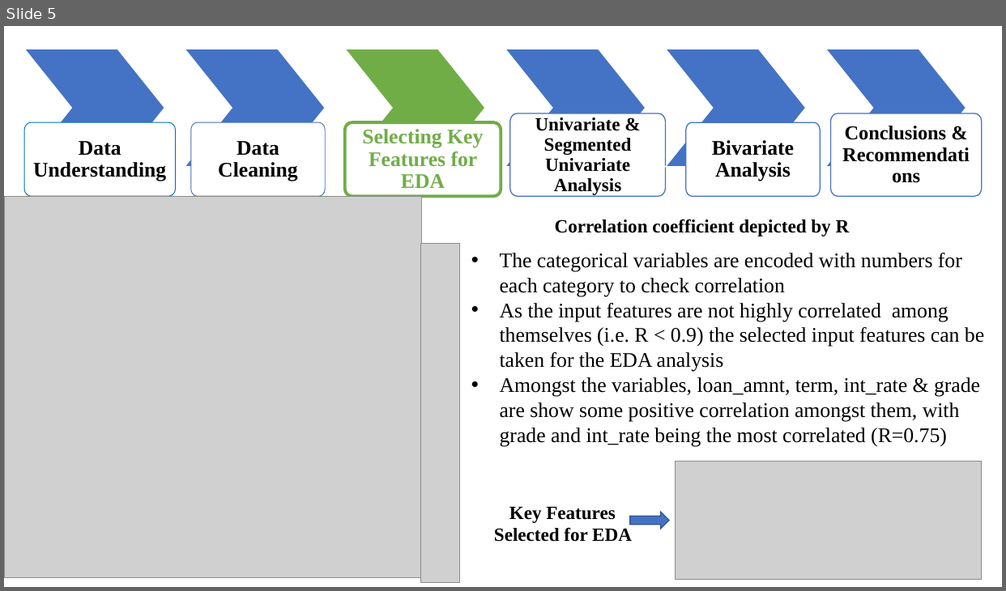
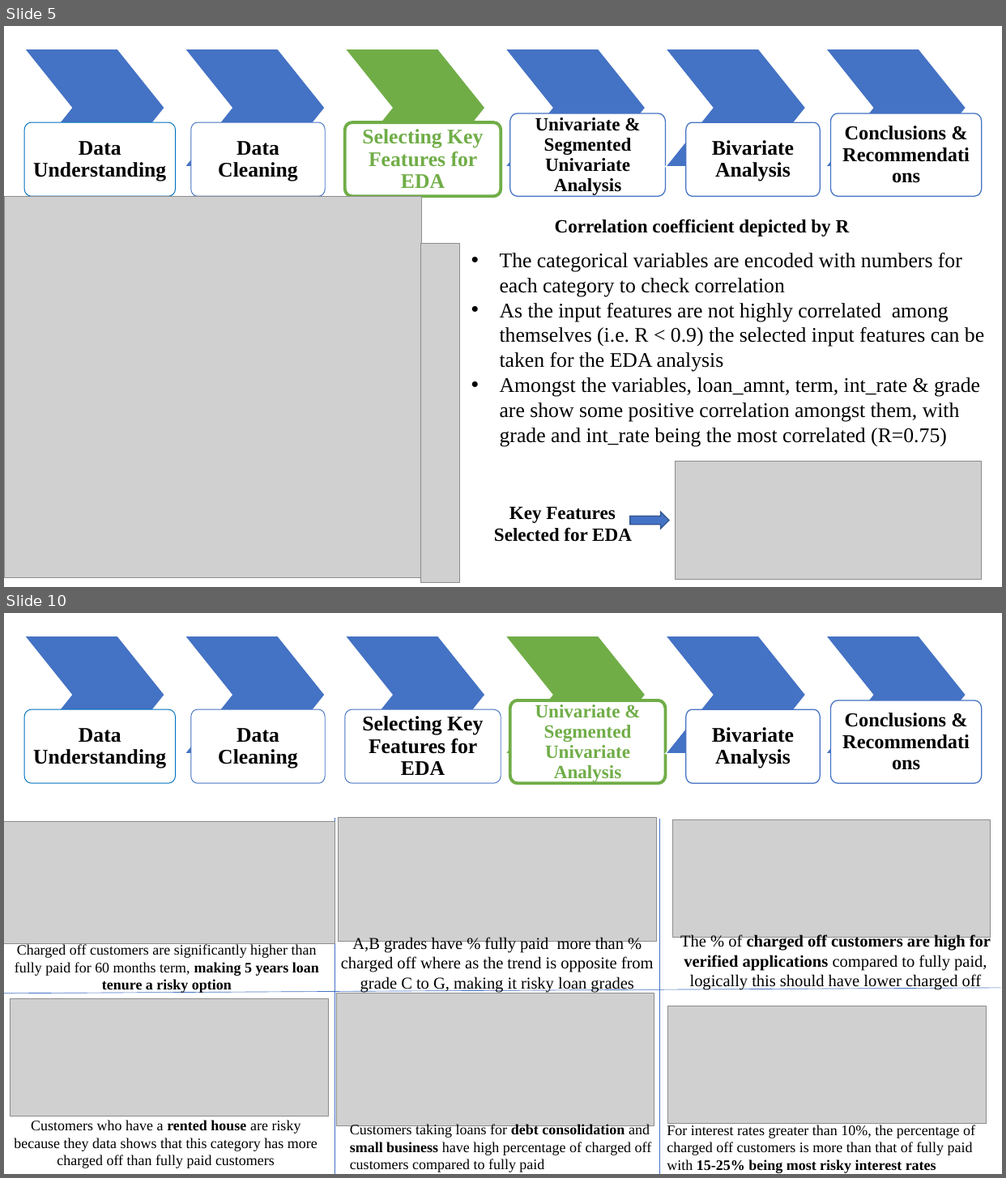
Before and after one commit to karthickchetti/LendingClubCaseStudy, a slide deck: LC_EDA.pptx. Shown one above the other, each under a label of ours: slide 5 before the commit, slides 5 and 10 after it; the slides between them are not shown. The pictures are 1006x591 and 1006x1178 pixels, drawn with LibreOffice and Linux fonts; fonts in the diff are those of the drawing; grey boxes stand for pictures. Boxes give left, top, right and bottom in pixels: in the first picture for what was removed or moved away, otherwise in the second. Text is boxed around its words. In the diff, an @@ line names an element or a change of style, - is before the commit and + after.

Commit message:
Added most of the changes required

```diff
--- a/LC_EDA.pptx
+++ b/LC_EDA.pptx
@@ slide 10 added at [4, 613, 1002, 1174], background #FFFFFF @@
@@ group added at [24, 636, 982, 784]: 6 chevrons, 6 freeform shapes @@
+Data Understanding
+Data Cleaning
+Selecting Key Features for EDA
+Univariate & Segmented Univariate Analysis
+Bivariate Analysis
+Conclusions & Recommendations
@@ picture added at [4, 822, 335, 944] @@
@@ line added from (335, 818) to (335, 1174), #4472C4 0.5 pt @@
@@ picture added at [339, 817, 657, 941] @@
@@ line added from (660, 819) to (660, 1174), #4472C4 0.5 pt @@
@@ picture added at [672, 820, 991, 937] @@
@@ text added at [15, 944, 319, 994], 14 pt, text #000000 @@
+Charged off customers are significantly higher than fully paid for 60 months term, making 5 years loan tenure a risky option
@@ text added at [341, 937, 654, 993], 16 pt, text #000000 @@
+A,B grades have % fully paid more than % charged off where as the trend is opposite from grade C to G, making it risky loan grades
@@ text added at [680, 934, 991, 990], 16 pt, text #000000 @@
+The % of charged off customers are high for verified applications compared to fully paid, logically this should have lower charged off
@@ line added from (4, 994) to (1001, 988), #4472C4 0.5 pt @@
@@ picture added at [10, 999, 328, 1116] @@
@@ picture added at [336, 994, 654, 1127] @@
@@ picture added at [668, 1006, 987, 1123] @@
@@ text added at [14, 1120, 317, 1169], 14 pt, text #000000 @@
+Customers who have a rented house are risky because they data shows that this category has more charged off than fully paid customers
@@ text added at [350, 1124, 652, 1173], 14 pt, text #000000 @@
+Customers taking loans for debt consolidation and small business have high percentage of charged off customers compared to fully paid
@@ text added at [667, 1125, 975, 1174], 14 pt, text #000000 @@
+For interest rates greater than 10%, the percentage of charged off customers is more than that of fully paid with 15-25% being most risky interest rates
```
Also in this commit, not shown: 5 slides changed, 5 other slides added, 1 other file.
